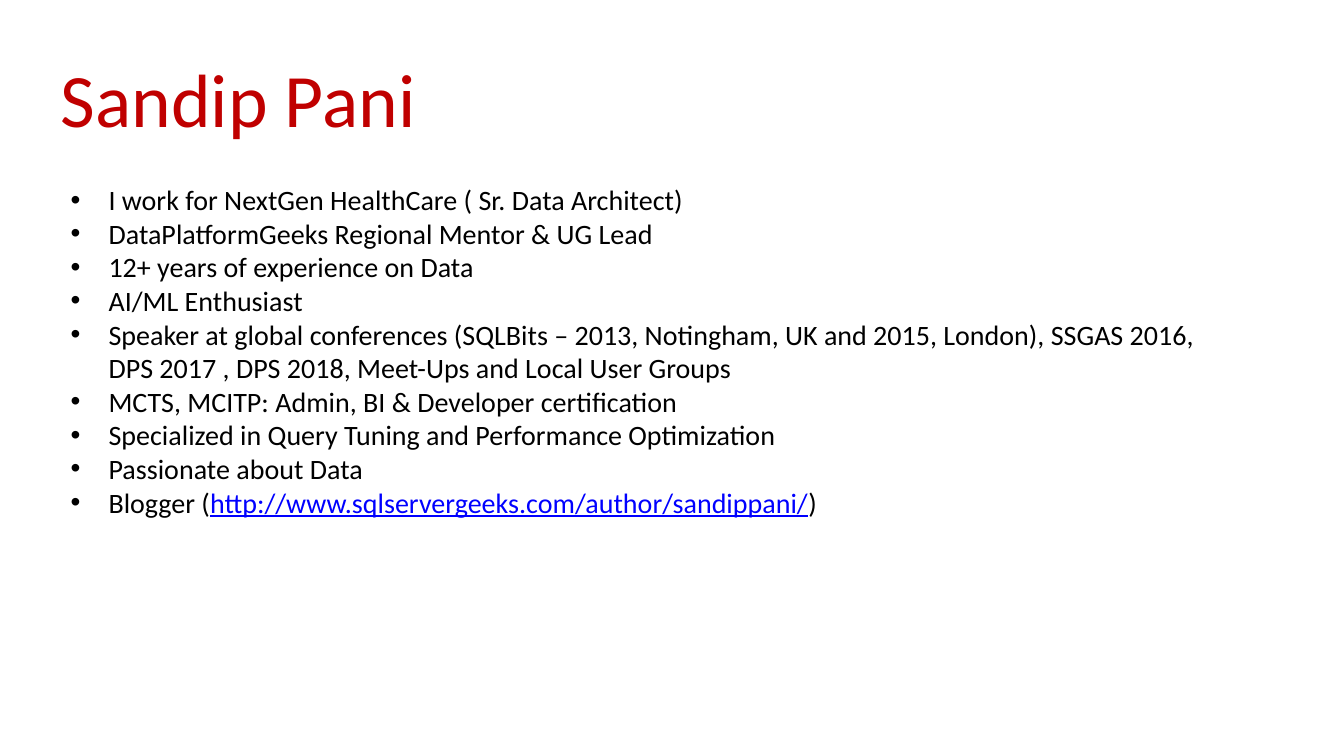
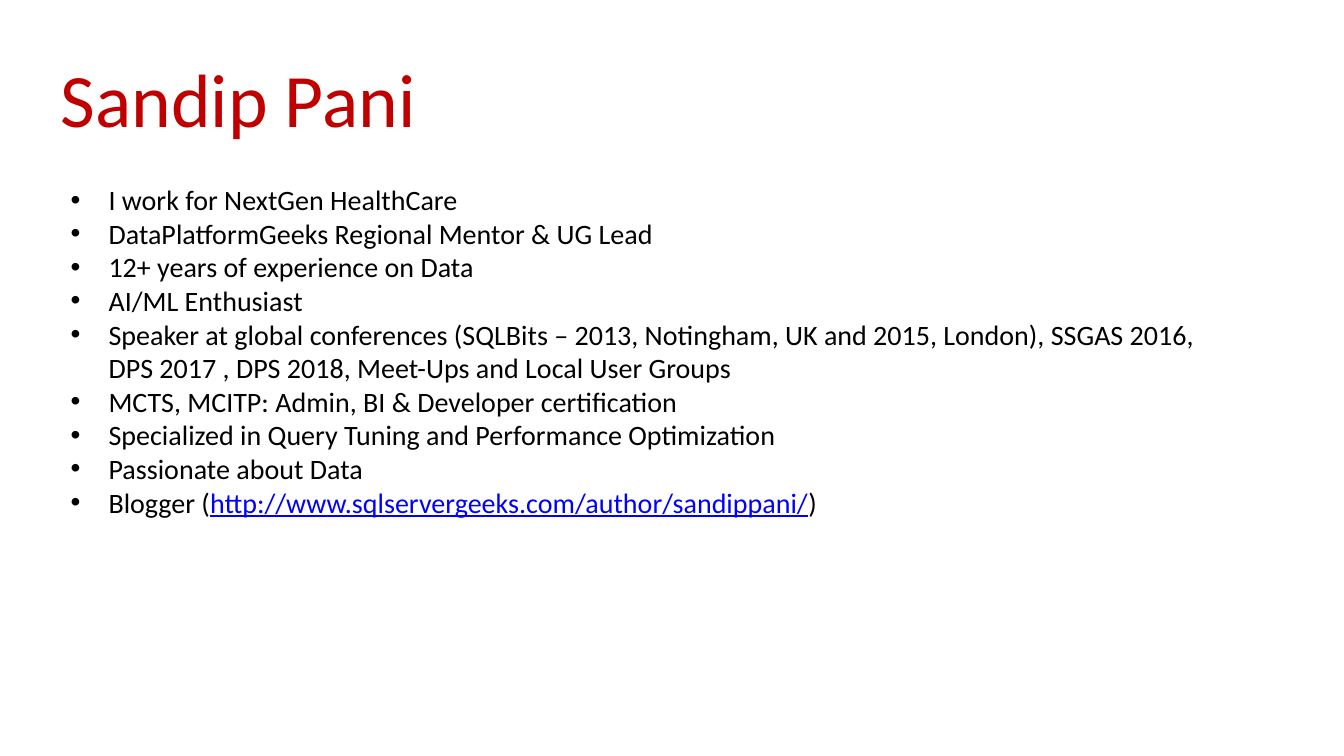
Before and after one commit to sandippani/Feature-Engineering-Demo, a slide deck: slide 2 of Feature Engineering.PPTX. Drawn at 1344x756 pixels with LibreOffice and Linux fonts; fonts in the diff are those of the drawing; background and template pictures are left out. Boxes give left, top, right and bottom in pixels: in the first picture for what was removed or moved away, otherwise in the second. Text is boxed around its words. In the diff, an @@ line names an element or a change of style, - is before the commit and + after.

Commit message:
Modified  the intro slide

```diff
--- a/Feature Engineering.PPTX
+++ b/Feature Engineering.PPTX
@@ text at <box>109,190,457,211</box>: text changed @@
-• I work for NextGen HealthCare ( Sr. Data Architect)
+• I work for NextGen HealthCare
```
